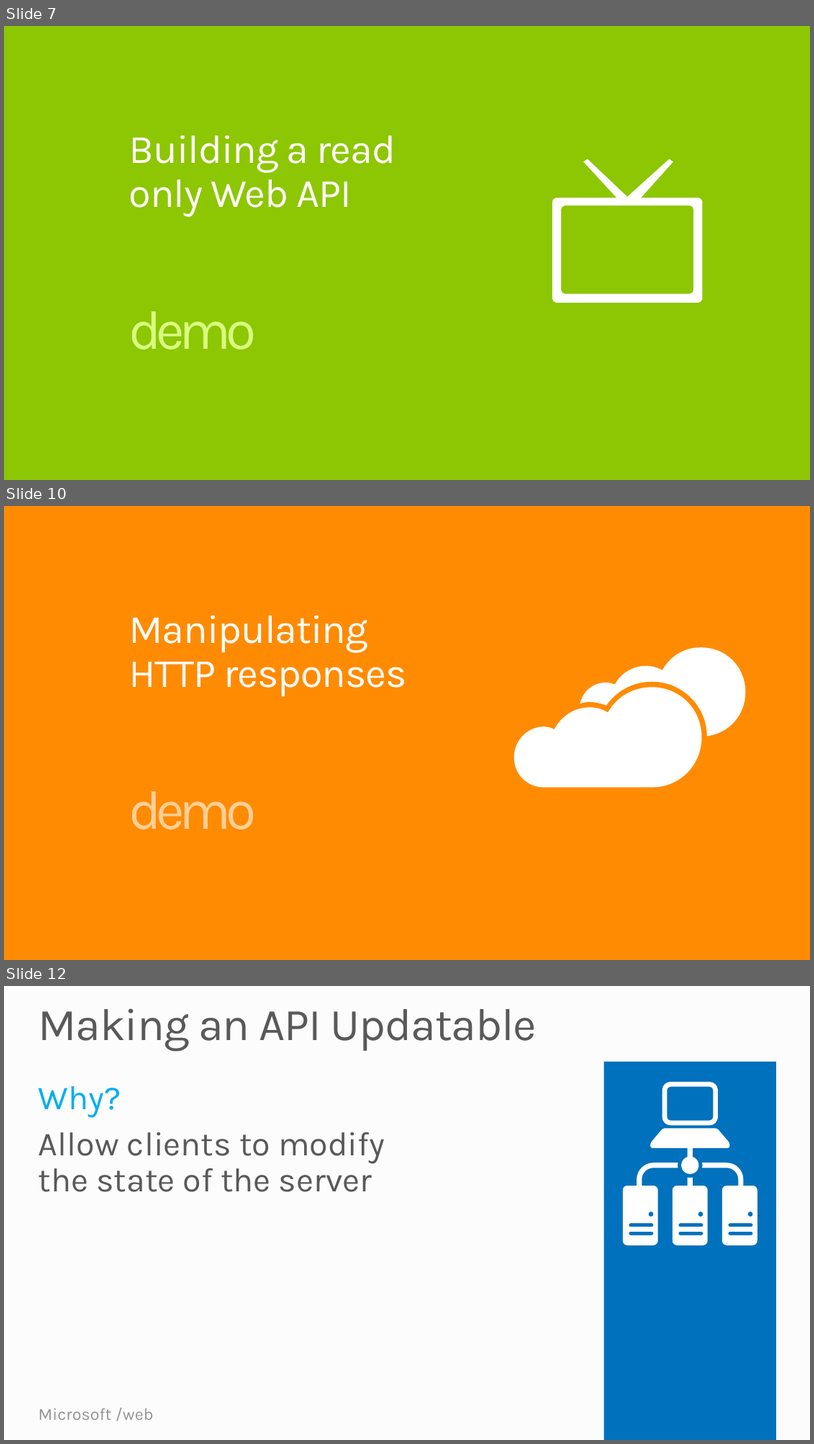
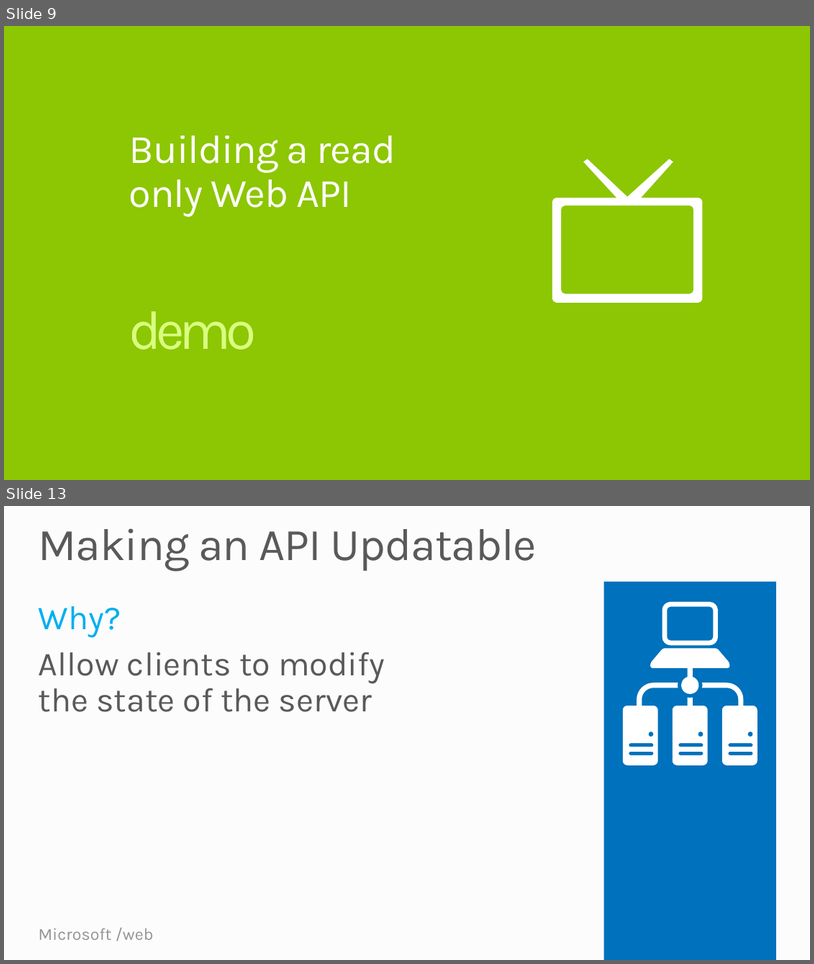
Before and after one commit to Microsoft-Web/WebTK-Presentations, a slide deck: AddingWebApiToASPNETSite/AddingWebApiToASPNETSite.pptx. Shown one above the other, each under a label of ours: slides 7, 10 and 12 before the commit, slides 9 and 13 after it; the slides between them are not shown. The pictures are 814x1444 and 814x964 pixels, drawn with LibreOffice and Linux fonts; fonts in the diff are those of the drawing. Boxes give left, top, right and bottom in pixels: in the first picture for what was removed or moved away, otherwise in the second. Text is boxed around its words. In the diff, an @@ line names an element or a change of style, - is before the commit and + after.

```diff
--- a/AddingWebApiToASPNETSite/AddingWebApiToASPNETSite.pptx
+++ b/AddingWebApiToASPNETSite/AddingWebApiToASPNETSite.pptx
@@ slide 10 removed at [4, 506, 810, 960], background #FF8A00 @@
@@ title removed at [129, 615, 407, 696] @@
-Manipulating HTTP responses
@@ freeform shape removed at [581, 648, 746, 736] @@
@@ freeform shape removed at [514, 687, 702, 788] @@
@@ text removed at [129, 791, 257, 829] @@
-demo
@@ what was slide 7 is now slide 9 @@
@@ what was slide 12 is now slide 13 @@
```
Also in this commit, not shown: 1 slide changed, 6 slides added, 6 other slides removed.
